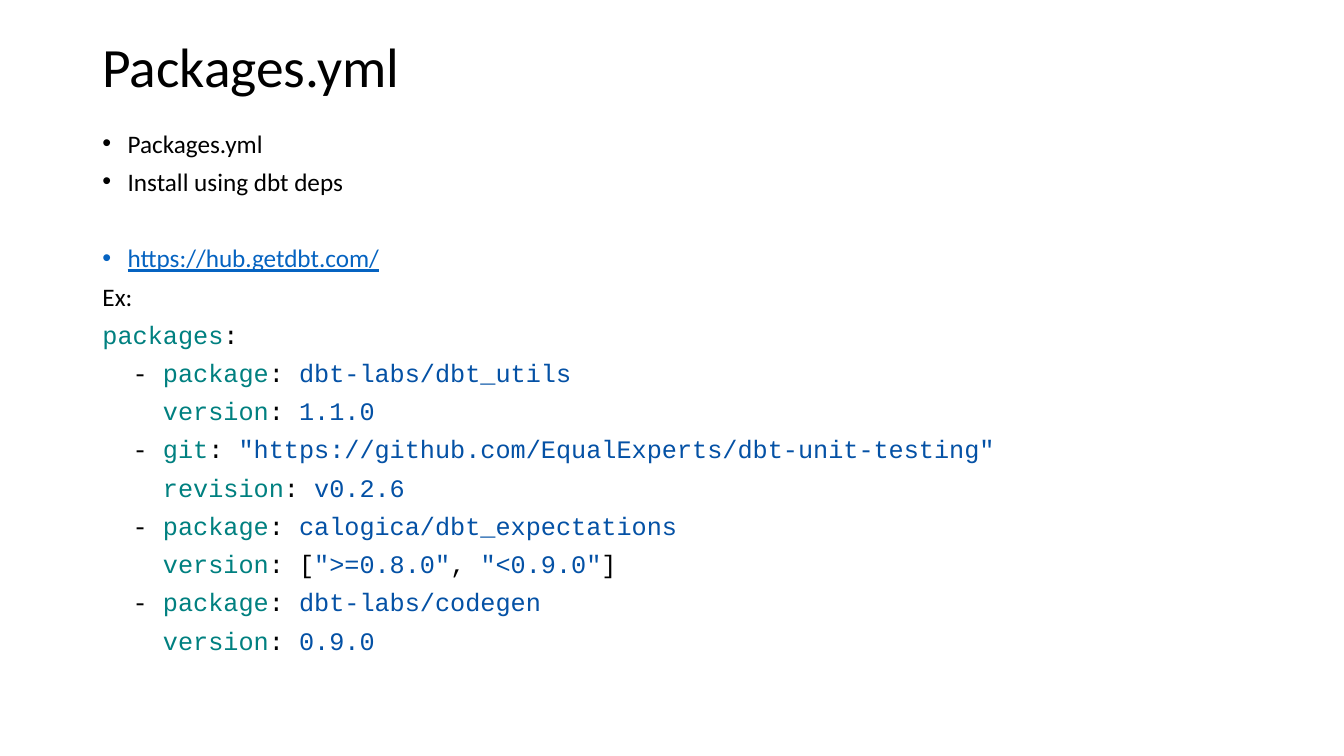
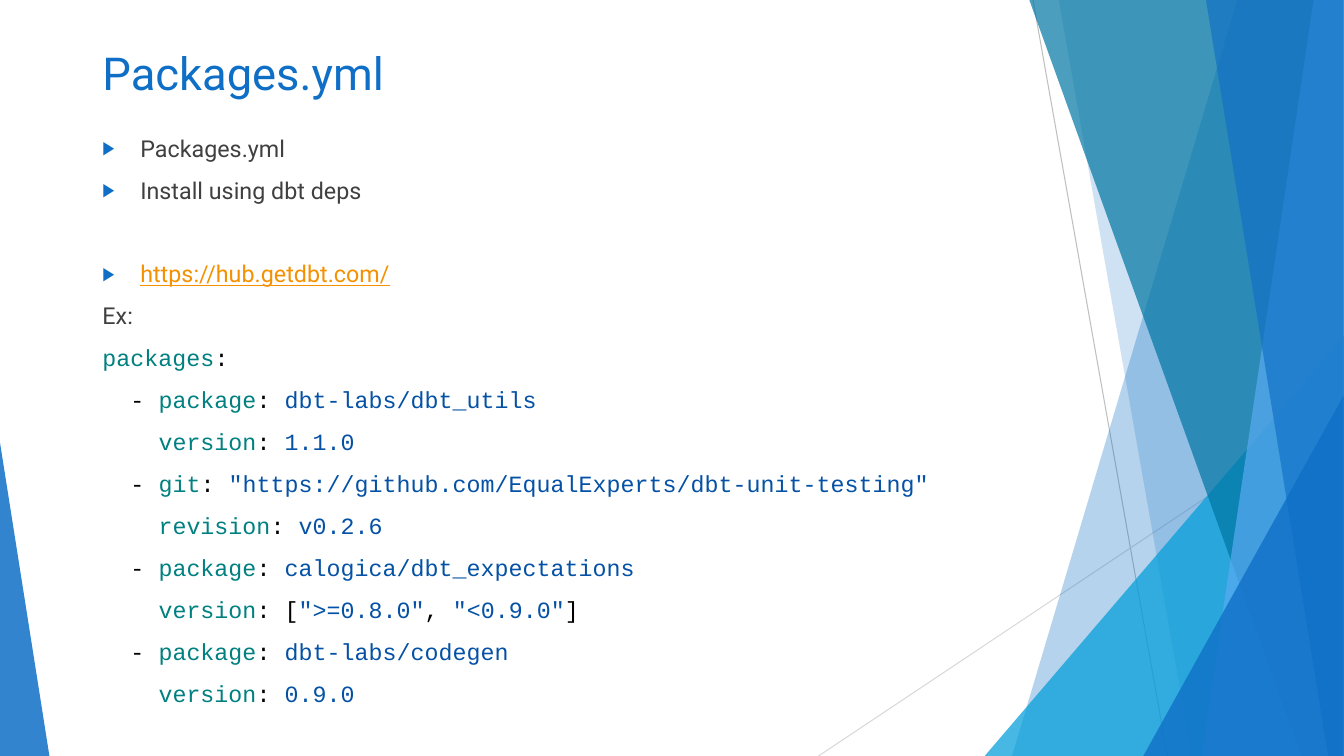
Before and after one commit to Amar-AIcloud/dbt_snowflake, a slide deck: slide 19 of DBT training.pptx (slide 16 before the commit). Drawn at 1344x756 pixels with LibreOffice and Linux fonts; fonts in the diff are those of the drawing. Boxes give left, top, right and bottom in pixels: in the first picture for what was removed or moved away, otherwise in the second. Text is boxed around its words. In the diff, an @@ line names an element or a change of style, - is before the commit and + after.

Commit message:
add unit test

```diff
--- a/DBT training.pptx
+++ b/DBT training.pptx
@@ title "Packages.yml" at (x1=102, y1=56, x2=383, y2=100): size 39.6 to 32.4 pt, font Calibri to Roboto, text colour #000000 to #0F6FC6; line spacing 0.9 to 1; vertical alignment middle to top @@
@@ text "Packages.yml" at (x1=102, y1=139, x2=929, y2=665): size 18 to 16.6 pt; font Calibri to Roboto in "Packages.yml", "Install using dbt deps", "https://hub.getdbt.com/", "Ex:"; text colour #000000 to #404040 in "Packages.yml", "Install using dbt deps", "Ex:"; text colour #0563C1 to #F49100 in "https://hub.getdbt.com/"; bullet • to ▶; line spacing 0.8 to 1 @@
@@ group added at (x1=0, y1=0, x2=1344, y2=756): 5 freeform shapes, 3 triangles, 2 lines @@
```
Also in this commit, not shown: 21 other slides changed, 4 slides added, 2 slides removed, 4 other files.
